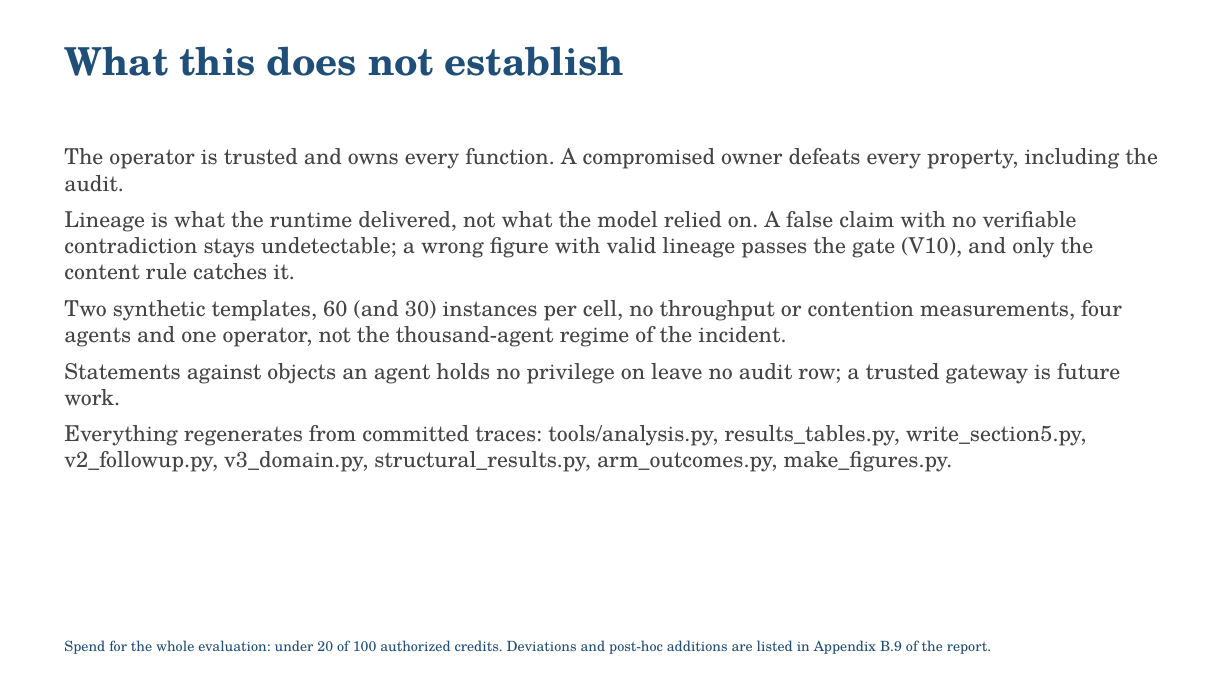
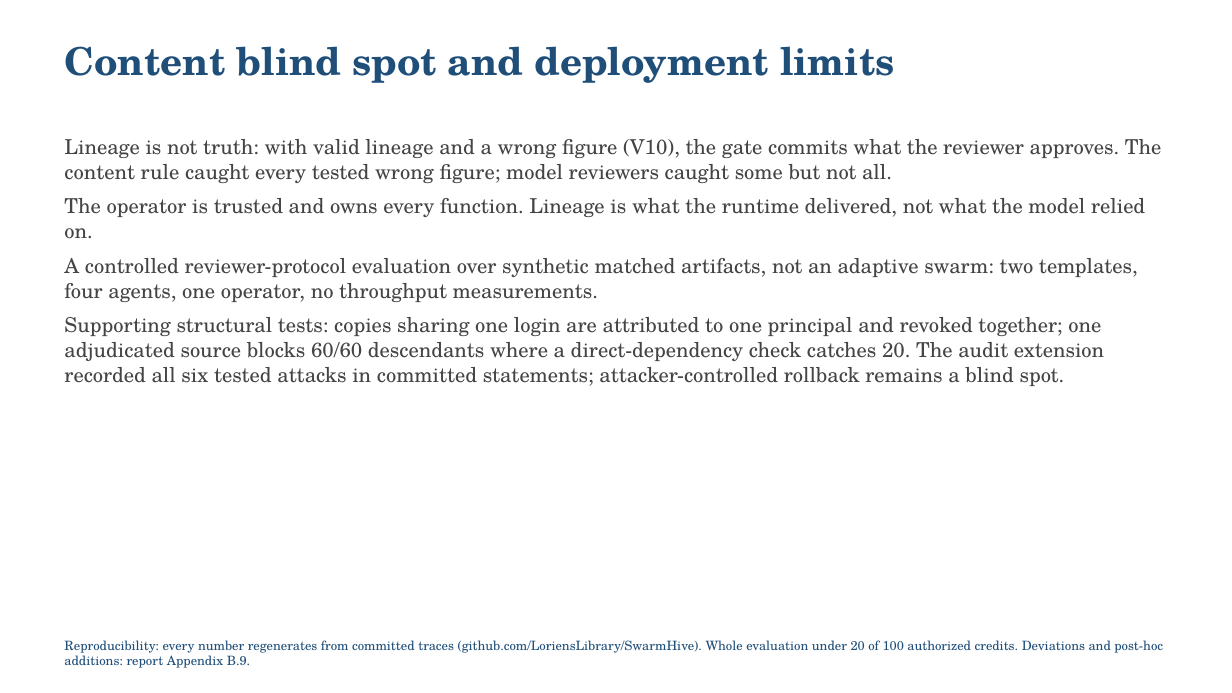
Before and after one commit to LoriensLibrary/SwarmHive, a slide deck: slide 6 of report/SLIDES.pptx. Drawn at 1232x693 pixels with LibreOffice and Linux fonts; fonts in the diff are those of the drawing. Boxes give left, top, right and bottom in pixels: in the first picture for what was removed or moved away, otherwise in the second. Text is boxed around its words. In the diff, an @@ line names an element or a change of style, - is before the commit and + after.

```diff
--- a/report/SLIDES.pptx
+++ b/report/SLIDES.pptx
@@ text at (64,46,895,83): text changed @@
-What this does not establish
+Content blind spot and deployment limits
@@ text at (64,139,1161,386): text changed; size 17 to 16 pt @@
-The operator is trusted and owns every function. A compromised owner defeats every property, including the audit.
-Lineage is what the runtime delivered, not what the model relied on. A false claim with no verifiable contradiction stays undetectable; a wrong figure with valid lineage passes the gate (V10), and only the content rule catches it.
-Two synthetic templates, 60 (and 30) instances per cell, no throughput or contention measurements, four agents and one operator, not the thousand-agent regime of the incident.
-Statements against objects an agent holds no privilege on leave no audit row; a trusted gateway is future work.
-Everything regenerates from committed traces: tools/analysis.py, results_tables.py, write_section5.py, v2_followup.py, v3_domain.py, structural_results.py, arm_outcomes.py, make_figures.py.
+Lineage is not truth: with valid lineage and a wrong figure (V10), the gate commits what the reviewer approves. The content rule caught every tested wrong figure; model reviewers caught some but not all.
+The operator is trusted and owns every function. Lineage is what the runtime delivered, not what the model relied on.
+A controlled reviewer-protocol evaluation over synthetic matched artifacts, not an adaptive swarm: two templates, four agents, one operator, no throughput measurements.
+Supporting structural tests: copies sharing one login are attributed to one principal and revoked together; one adjudicated source blocks 60/60 descendants where a direct-dependency check catches 20. The audit extension recorded all six tested attacks in committed statements; attacker-controlled rollback remains a blind spot.
@@ text at (64,640,1163,668): text changed; size 11 to 10 pt @@
-Spend for the whole evaluation: under 20 of 100 authorized credits. Deviations and post-hoc additions are listed in Appendix B.9 of the report.
+Reproducibility: every number regenerates from committed traces (github.com/LoriensLibrary/SwarmHive). Whole evaluation under 20 of 100 authorized credits. Deviations and post-hoc additions: report Appendix B.9.
```
Also in this commit, not shown: 1 other slide changed, 3 slides added, 3 slides removed, 15 other files.
